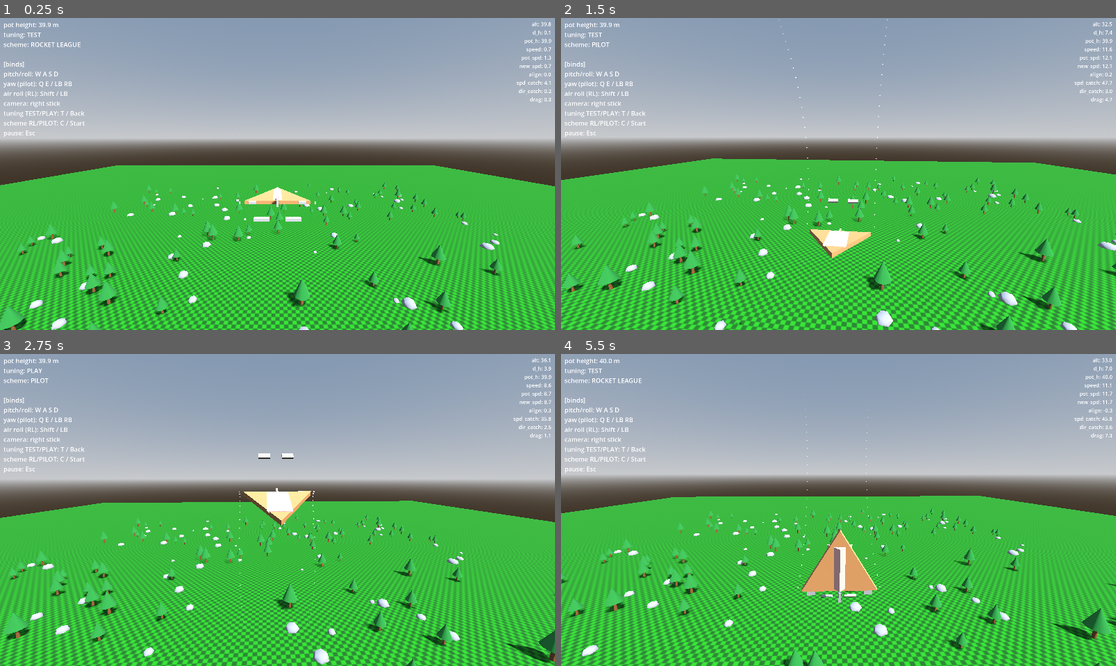
Above: before the commit, frames 1-4 (two rows, left to right).
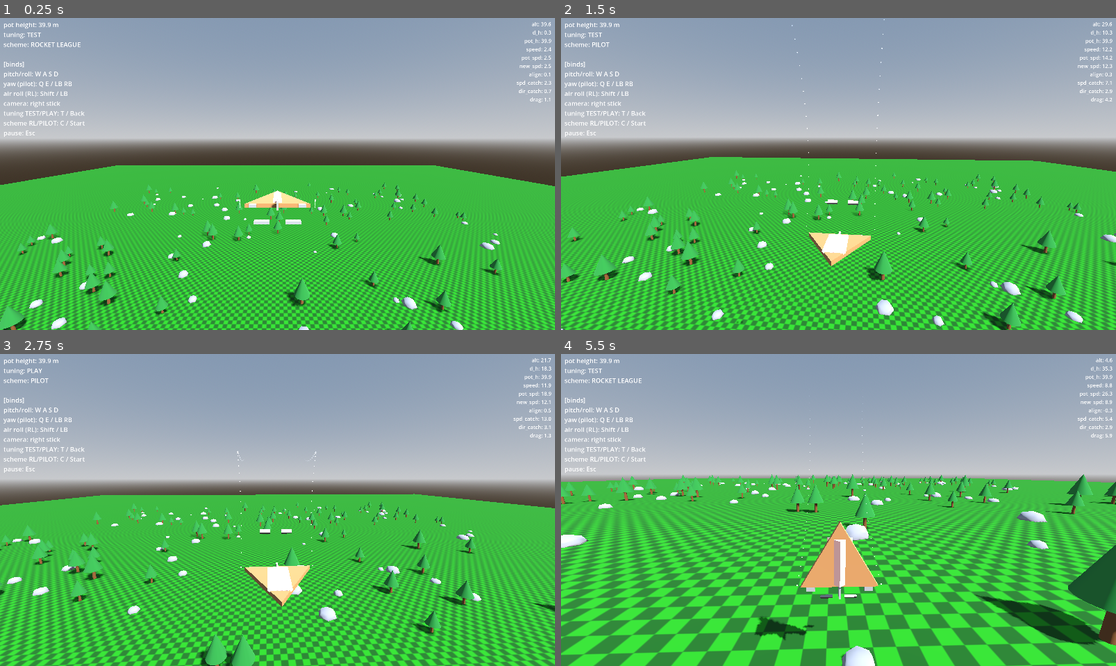
Above: after the commit, the same moments.

Repository: westonkelliher/glider
Game: Godot game, scene res://scenes/main.tscn
Same seed, same stepped clock (60 frames per second), same inputs: the game is played once before the commit and once after it.
Inputs (mouse positions are in pixels of both pictures, inside the frame that each line leads up to):
- Up to frame 1 (0.25 s): no input
- Up to frame 2 (1.5 s): tap Enter at 0.5 s; move the mouse to (866, 174) at 0.52 s; hold Shift (air_roll) 0.53-1.28 s; hold W (move_forward) from 0.53 s (still down); move the mouse to (810, 174) at 1.27 s; tap C (toggle_scheme) at 1.35 s
- Up to frame 3 (2.75 s): keep holding W (move_forward); move the mouse to (288, 503) at 2.02 s; hold T (toggle_tuning) from 2.03 s (still down)
- Up to frame 4 (5.5 s): keep holding W (move_forward); move the mouse to (832, 516) at 2.77 s; release T (toggle_tuning) at 2.78 s; tap Shift (air_roll) at 2.85 s; move the mouse to (877, 513) at 3.52 s; hold C (toggle_scheme) 3.53-4.28 s; move the mouse to (794, 506) at 4.27 s; tap T (toggle_tuning) at 4.35 s; move the mouse to (844, 510) at 5.02 s; hold Shift (air_roll) from 5.03 s (still down)

The runs differ from the first frame. In frame 1, 2.6% of the frame differs, in the area x 0-100%, y 1-100%; in frame 2, 24%; in frame 3, 29%; in frame 4, 41%.

Commit message:
WIP: aileron acceleration/damping + drag accel scaffolding
Adds AIL_ACC and AIL_DAMP_ZONES_SIZE tuning; reworks adjust_ailerons to
ramp surface speed via acceleration and damp near the target. Adds drag/
gravity acceleration terms. Retunes catchup + aileron speeds.

WIP: contains debug prints and TODONOW markers; see follow-up notes.

Co-Authored-By: Claude Opus 4.8 <noreply@anthropic.com>

Diff:
--- a/scripts/flight_tuning.gd
+++ b/scripts/flight_tuning.gd
@@ -9,16 +9,19 @@
 ## Ailerons — how fast a surface eases toward target (1/s) and craft turn
 ## authority per unit of deflection.
 # aileron speed
-@export var AIL_PITCH_SPEED := 3.0
-@export var AIL_ROLL_SPEED := 3.0
+@export var AIL_PITCH_SPEED := 3.1
+@export var AIL_ROLL_SPEED := 3.5
 @export var AIL_YAW_SPEED := 2.0
+# aileron acc
+@export var AIL_ACC := 0.5 # dont go to 0 even though we interp
+@export var AIL_DAMP_ZONES_SIZE := 0.4 # as a fraction of total aileron range (for each zone)
 # max rotation speeds
 @export var PITCH_MULT := 4.5
 @export var ROLL_MULT := 4.5
 @export var YAW_MULT := 3.5
 
 ## Pot-height energy model.
-@export var POT_SPEED_CATCHUP_MULT := 4.0
+@export var POT_SPEED_CATCHUP_MULT := 0.5
 @export var POT_DIR_CATCHUP_MULT := 0.2
 @export var DRAG := 0.5
 
@@ -37,11 +40,12 @@
 	t.AIL_PITCH_SPEED = 12.0
 	t.AIL_ROLL_SPEED = 10.0
 	t.AIL_YAW_SPEED = 12.0
+	t.AIL_DAMP_ZONES_SIZE = 0.3
 	# max rotation speeds
 	t.PITCH_MULT = 6.0
 	t.ROLL_MULT = 7.0
 	t.YAW_MULT = 4.5
-	t.POT_SPEED_CATCHUP_MULT = 4.0
+	t.POT_SPEED_CATCHUP_MULT = 1.0
 	t.POT_DIR_CATCHUP_MULT = 0.25
 	t.DRAG = 0.2
 	return t
--- a/scripts/glider_body.gd
+++ b/scripts/glider_body.gd
@@ -16,9 +16,12 @@
 ## Aileron surface state (smoothed deflections + their input targets).
 var ail_pitch := 0.0
 var ail_pitch_target := 0.0
+var ail_pitch_speed := 0.0
 var ail_roll := 0.0
+var ail_roll_speed := 0.0
 var ail_roll_target := 0.0
 var ail_yaw := 0.0
+var ail_yaw_speed := 0.0
 var ail_yaw_target := 0.0
 
 
@@ -84,9 +87,7 @@
 	if position.y > pot_height && position.y > 2.0:
 		pot_height = position.y
 	var d_h := pot_height - position.y
-	print(d_h)
 	var pot_speed := sqrt(d_h*G*2) # solved for speed in terms of d_h
-	print(pot_speed)
 	var nose_dir := (transform.basis * Vector3.FORWARD).normalized()
 	# current values
 	var current_speed := velocity.length()
@@ -110,14 +111,75 @@
 	rotate(nose_axis, nose_pull_r)
 
 
+	## Accelerations
+	var a_gravity := G * Vector3.DOWN * delta
+	var a_drag := 10*drag_factor * -velocity.normalized()
+	# Sum
+	var a_total := a_gravity
+
 	## velocity
-	velocity = new_velocity
-	if velocity.length() < 0.1:
-		velocity += Vector3.DOWN * 0.05
+	velocity = new_velocity + a_total
+	#if velocity.length() < 0.1:
+		#velocity += Vector3.DOWN * 0.05
 
 	set_stats(d_h, current_speed, pot_speed, new_speed, nose_dir, current_dir,
 		pot_speed_catchup, pot_dir_catchup)
+
+	#velocity = Vector3.ZERO# TODONOW uncomment
+	#rotation = Vector3.ZERO# TODONOW uncomment
 	move_and_slide()
+
+
+var p_is_start := true
+
+func adjust_ailerons(delta: float) -> void:
+	var targets := GliderInput.read_targets(control_scheme)
+	var p_target := targets.x
+	var r_target := targets.y
+	var y_target := targets.z
+
+	# rename
+	var damp_size := tuning.AIL_DAMP_ZONES_SIZE
+	var p_s := tuning.AIL_PITCH_SPEED
+	var acc := tuning.AIL_ACC
+	var r_s := tuning.AIL_ROLL_SPEED
+	var y_s := tuning.AIL_YAW_SPEED
+
+	var p_dir := 1.0
+	if p_target < ail_pitch:
+		p_dir = -1.0
+	if ail_pitch_speed * p_dir < 0: # if moving in opposite direction we want, acc * 2
+		ail_pitch_speed = move_toward(ail_pitch_speed, p_s, acc)
+	ail_pitch_speed = move_toward(ail_pitch_speed, p_s, acc)
+
+	# if we're close to the target, damp speed
+	var p_dist_to_target := absf(p_target - ail_pitch)
+	if p_dist_to_target < damp_size:
+		print('ye')
+		ail_pitch_speed = 0.03 + p_s * pow((p_dist_to_target+0.1)/(damp_size+0.1), 1.5)
+		print(p_target)
+		print(ail_pitch_speed)
+
+	ail_pitch = move_toward(ail_pitch, p_target, ail_pitch_speed * delta)
+	print("ail pitch ", ail_pitch, " -> ", p_target, " at ", ail_pitch_speed)
+	ail_roll = move_toward(ail_roll, r_target, ail_roll_speed * delta)
+	ail_yaw = move_toward(ail_yaw, y_target, ail_yaw_speed * delta)
+
+	# Deflect each visual surface about its correct local hinge axis.
+	$Ailerons/Pitch.rotation.x = ail_pitch * -SURFACE_DEFLECT  # elevator (both together)
+	$Ailerons/LRoll.rotation.x = ail_roll * SURFACE_DEFLECT    # ailerons deflect
+	$Ailerons/RRoll.rotation.x = ail_roll * -SURFACE_DEFLECT   # oppositely
+	$Ailerons/Yaw.rotation.z = ail_yaw * SURFACE_DEFLECT       # rudder
+
+
+## Smoothstep-interpolate: val1 below thresh1, val2 above thresh2, smooth between.
+## Order-agnostic — pass thresholds in either order.
+static func interstep(thresh1: float, val1: float, thresh2: float, val2: float, variable: float) -> float:
+	if thresh1 > thresh2:
+		var t := thresh1; thresh1 = thresh2; thresh2 = t
+		var v := val1; val1 = val2; val2 = v
+	return lerpf(val1, val2, smoothstep(thresh1, thresh2, variable))
+
 
 
 func set_stats(
@@ -144,29 +206,3 @@
 		"dir_catch": pot_dir_catchup,
 		"drag": tuning.DRAG * current_speed * (1.0 - align),
 	})
-
-
-func adjust_ailerons(delta: float) -> void:
-	var targets := GliderInput.read_targets(control_scheme)
-	ail_pitch_target = targets.x
-	ail_roll_target = targets.y
-	ail_yaw_target = targets.z
-
-	ail_pitch = move_toward(ail_pitch, ail_pitch_target, tuning.AIL_PITCH_SPEED * delta)
-	ail_roll = move_toward(ail_roll, ail_roll_target, tuning.AIL_ROLL_SPEED * delta)
-	ail_yaw = move_toward(ail_yaw, ail_yaw_target, tuning.AIL_YAW_SPEED * delta)
-
-	# Deflect each visual surface about its correct local hinge axis.
-	$Ailerons/Pitch.rotation.x = ail_pitch * -SURFACE_DEFLECT  # elevator (both together)
-	$Ailerons/LRoll.rotation.x = ail_roll * SURFACE_DEFLECT    # ailerons deflect
-	$Ailerons/RRoll.rotation.x = ail_roll * -SURFACE_DEFLECT   # oppositely
-	$Ailerons/Yaw.rotation.z = ail_yaw * SURFACE_DEFLECT       # rudder
-
-
-## Smoothstep-interpolate: val1 below thresh1, val2 above thresh2, smooth between.
-## Order-agnostic — pass thresholds in either order.
-static func interstep(thresh1: float, val1: float, thresh2: float, val2: float, variable: float) -> float:
-	if thresh1 > thresh2:
-		var t := thresh1; thresh1 = thresh2; thresh2 = t
-		var v := val1; val1 = val2; val2 = v
-	return lerpf(val1, val2, smoothstep(thresh1, thresh2, variable))
